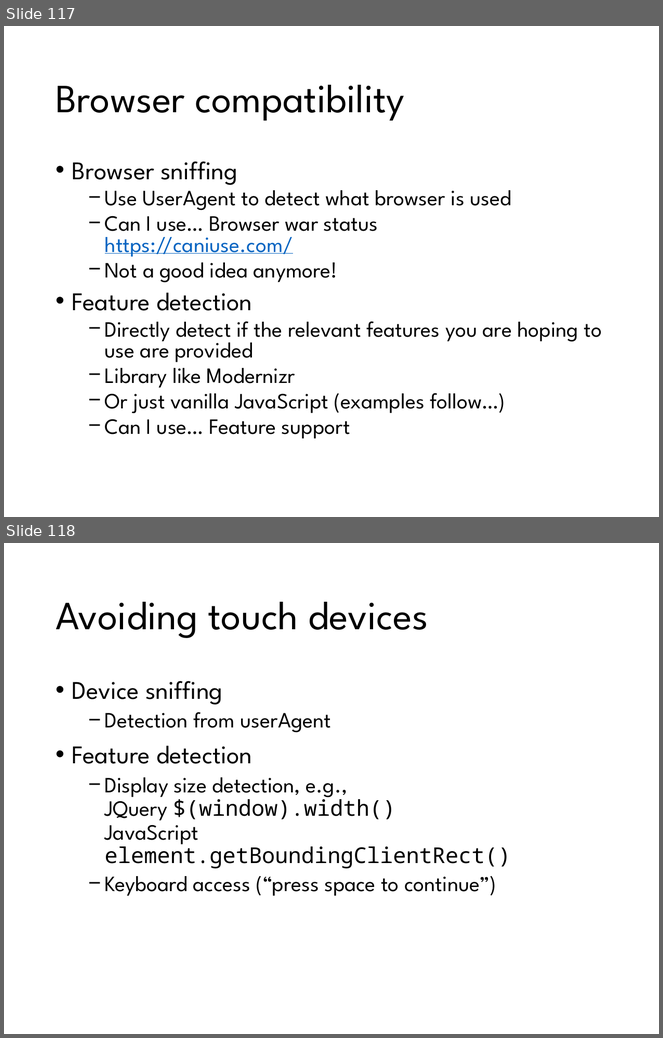
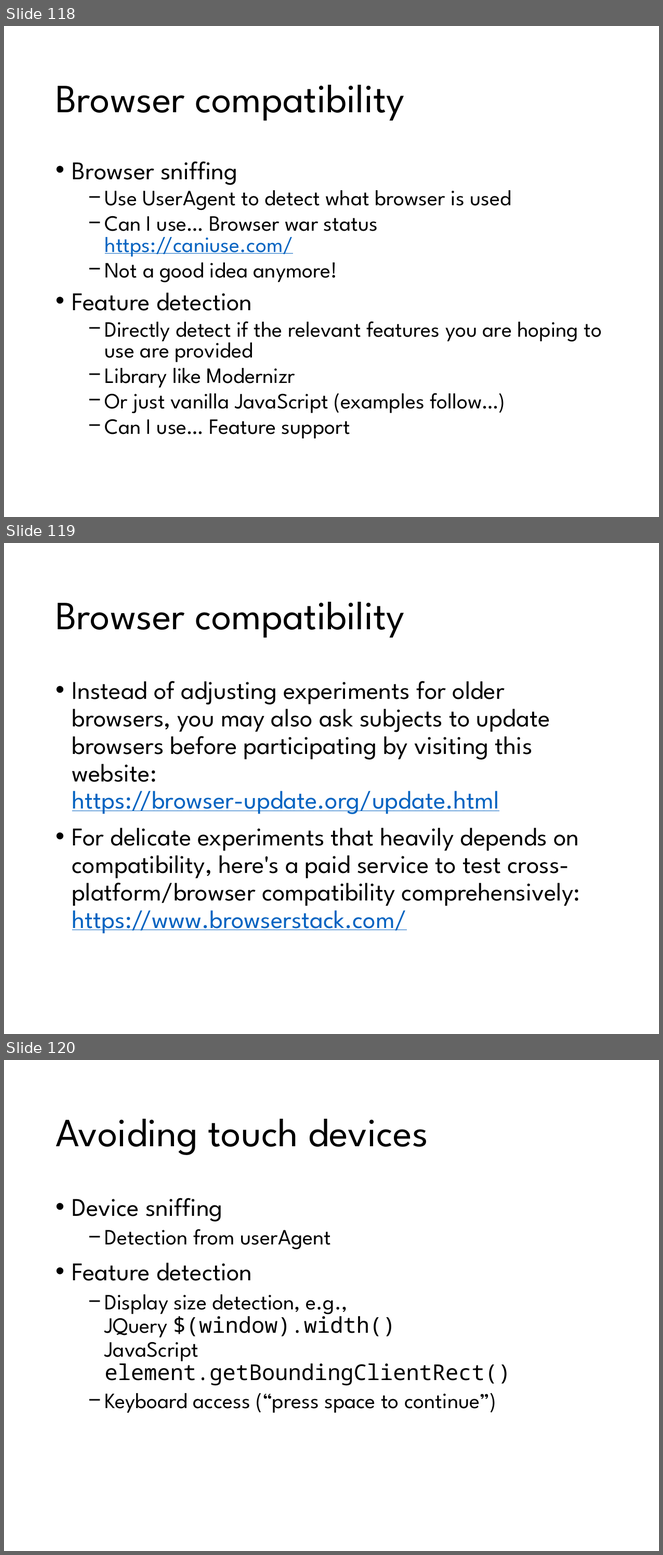
Before and after one commit to Yi-Chia-Chen/my-website, a slide deck: Files/Slides/Web Development_Yi-Chia Chen.pptx. Shown one above the other, each under a label of ours: slides 117 and 118 before the commit, slides 118, 119 and 120 after it. The pictures are 663x1038 and 663x1555 pixels, drawn with LibreOffice and Linux fonts; fonts in the diff are those of the drawing. Boxes give left, top, right and bottom in pixels: in the first picture for what was removed or moved away, otherwise in the second. Text is boxed around its words. In the diff, an @@ line names an element or a change of style, - is before the commit and + after.

```diff
--- a/Files/Slides/Web Development_Yi-Chia Chen.pptx
+++ b/Files/Slides/Web Development_Yi-Chia Chen.pptx
@@ slide 119 added at [4,543,659,1034], background #FFFFFF @@
@@ title added at [55,602,404,638], 44 pt, text #000000 @@
+Browser compatibility
@@ text added at [72,681,580,934], 28 pt, text #000000 @@
+• Instead of adjusting experiments for older browsers, you may also ask subjects to update browsers before participating by visiting this website:
+  https://browser-update.org/update.html
+• For delicate experiments that heavily depends on compatibility, here's a paid service to test cross-platform/browser compatibility comprehensively:
+  https://www.browserstack.com/
@@ what was slide 117 is now slide 118 @@
@@ what was slide 118 is now slide 120 @@
```
Also in this commit, not shown: 13 slides changed, 1 other slide added, 2 other files.
